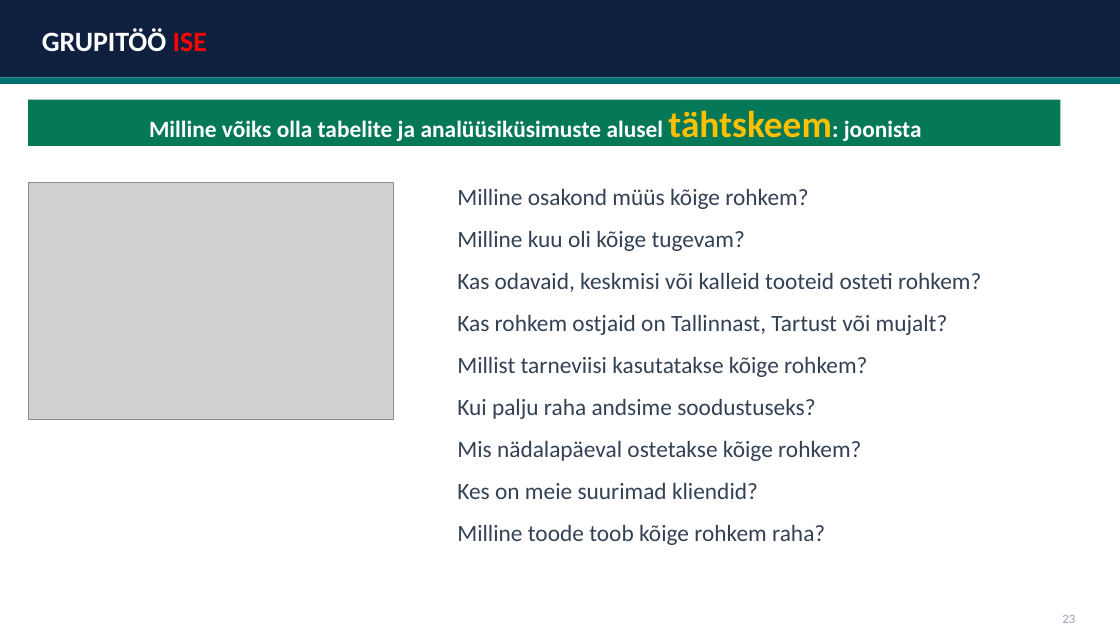
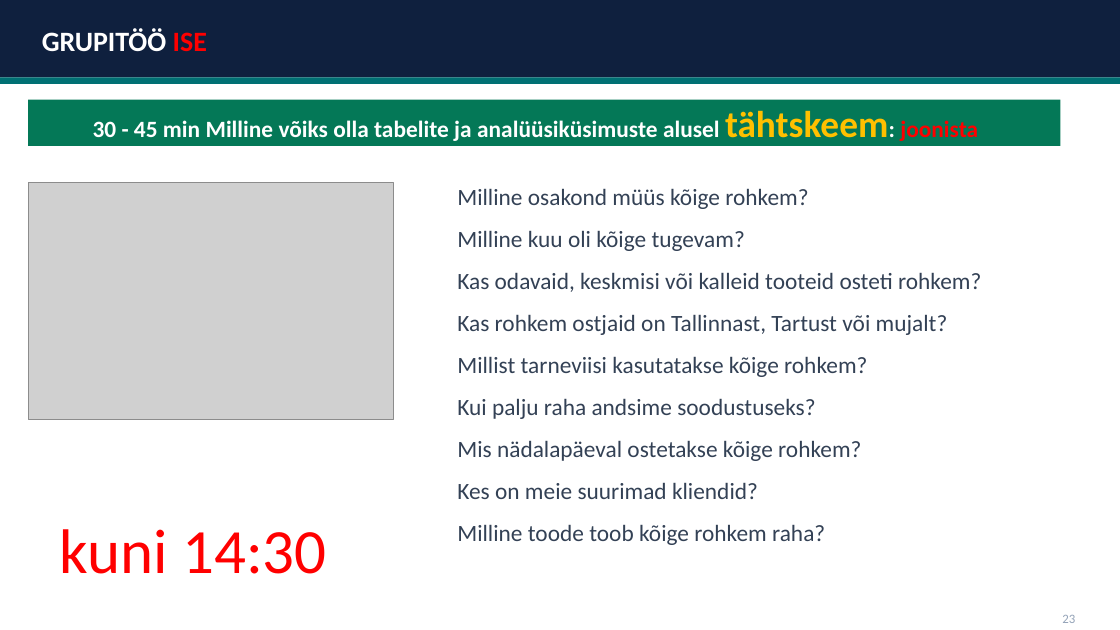
Before and after one commit to emilieabel/andmetarkus, a slide deck: slide 7 of Materjalid/Day9 Andmekorraldus Dim Fakt/9-paev-andmetarkus-esitlus.pptx. Drawn at 1120x630 pixels with LibreOffice and Linux fonts; fonts in the diff are those of the drawing; grey boxes stand for pictures. Boxes give left, top, right and bottom in pixels: in the first picture for what was removed or moved away, otherwise in the second. Text is boxed around its words. In the diff, an @@ line names an element or a change of style, - is before the commit and + after.

```diff
--- a/Materjalid/Day9 Andmekorraldus Dim Fakt/9-paev-andmetarkus-esitlus.pptx
+++ b/Materjalid/Day9 Andmekorraldus Dim Fakt/9-paev-andmetarkus-esitlus.pptx
@@ text at <box>93,110,978,147</box>: text changed @@
-Milline võiks olla tabelite ja analüüsiküsimuste alusel tähtskeem: joonista
+30 - 45 min Milline võiks olla tabelite ja analüüsiküsimuste alusel tähtskeem: joonista
@@ text added at <box>60,529,326,574</box>, 54 pt, text #FF0000 @@
+kuni 14:30
```
Also in this commit, not shown: 2 other slides changed.
